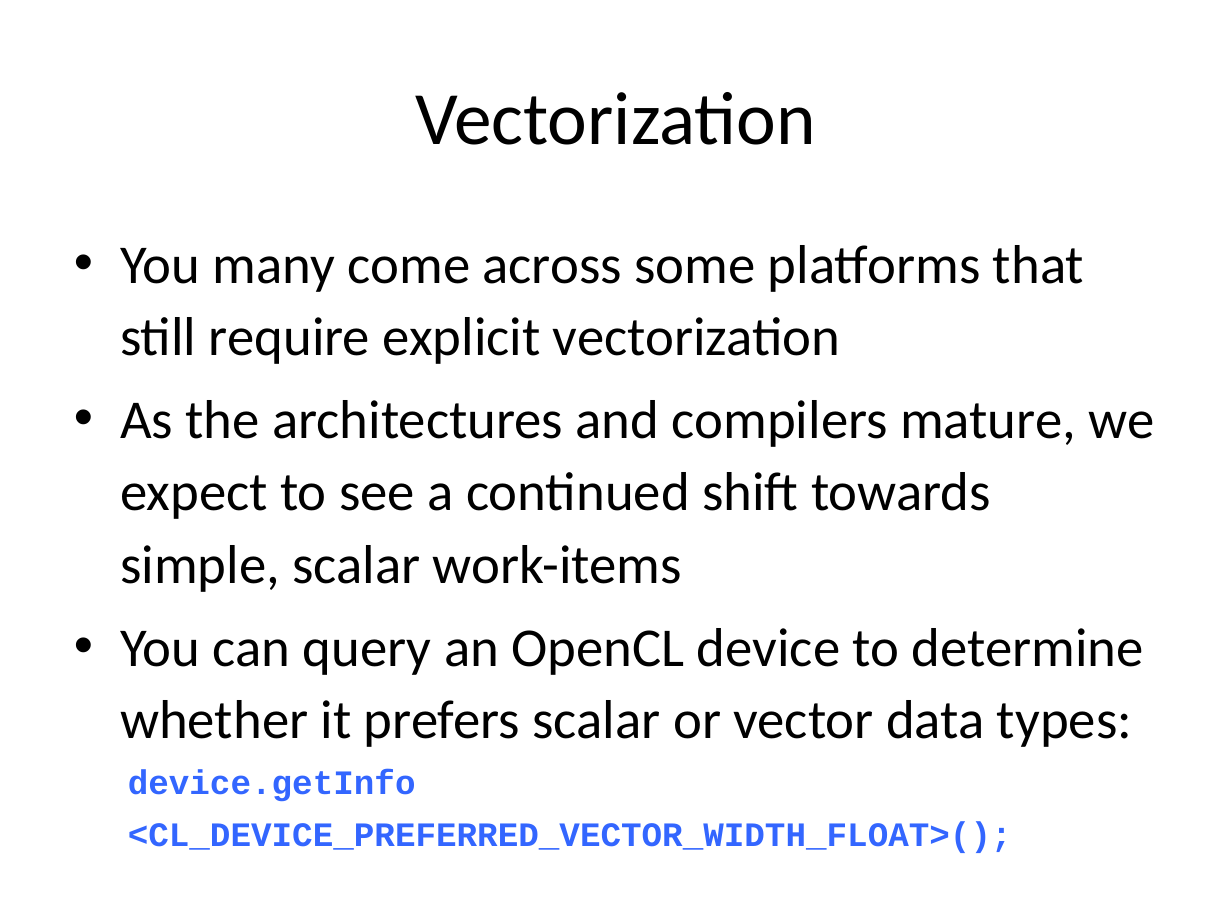
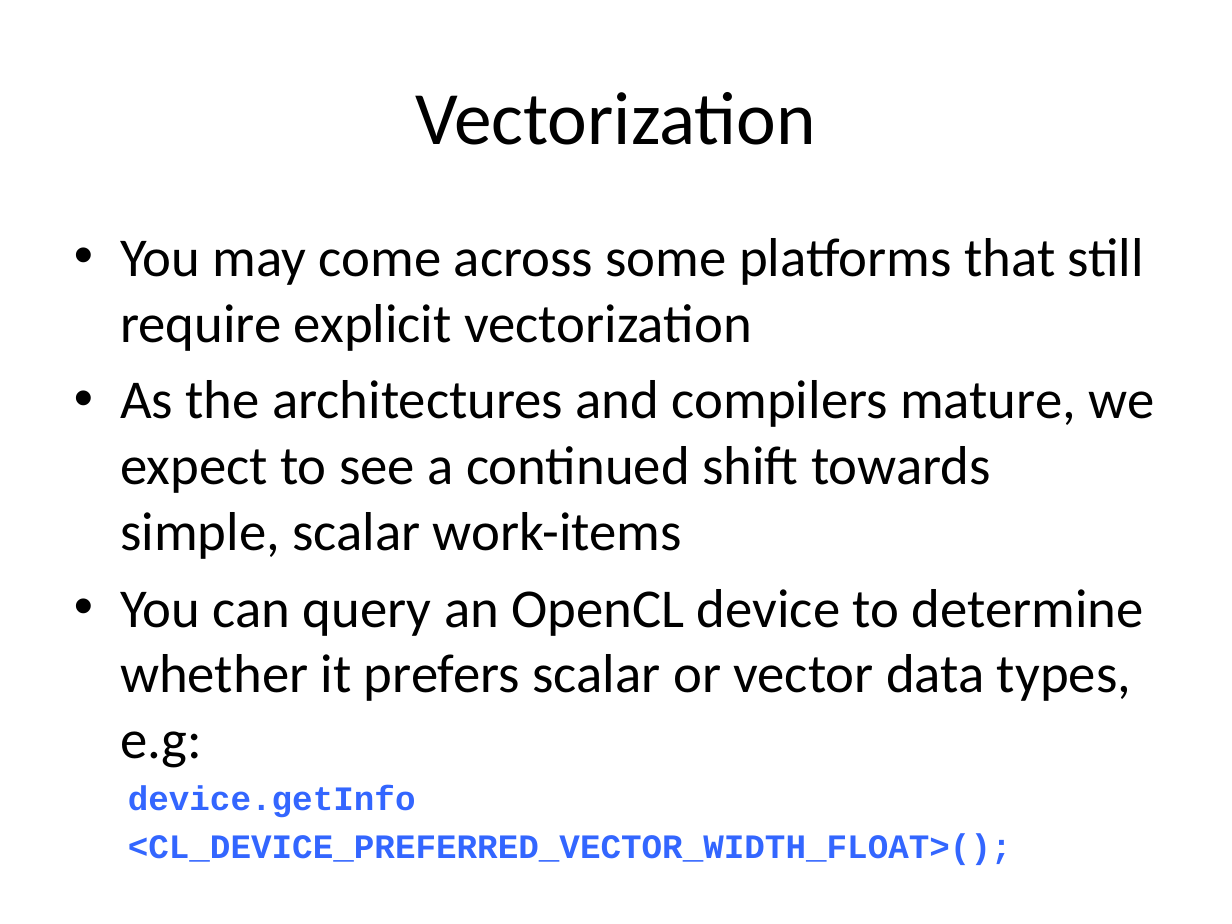
Before and after one commit to UoB-HPC/opencl-training-code, a slide deck: slide 68 of slides/advanced_part3.pptx. Drawn at 1232x924 pixels with LibreOffice and Linux fonts; fonts in the diff are those of the drawing. Boxes give left, top, right and bottom in pixels: in the first picture for what was removed or moved away, otherwise in the second. Text is boxed around its words. In the diff, an @@ line names an element or a change of style, - is before the commit and + after.

```diff
--- a/slides/advanced_part3.pptx
+++ b/slides/advanced_part3.pptx
@@ text at (120, 238, 1144, 351): text changed @@
-• You many come across some platforms that still require explicit vectorization
+• You may come across some platforms that still require explicit vectorization
@@ text at (120, 380, 1154, 865): line spacing 1.1 to 1 @@
@@ text at (120, 589, 1144, 768): text changed @@
-• You can query an OpenCL device to determine whether it prefers scalar or vector data types:
+• You can query an OpenCL device to determine whether it prefers scalar or vector data types, e.g:
```
Also in this commit, not shown: 4 other slides changed.
